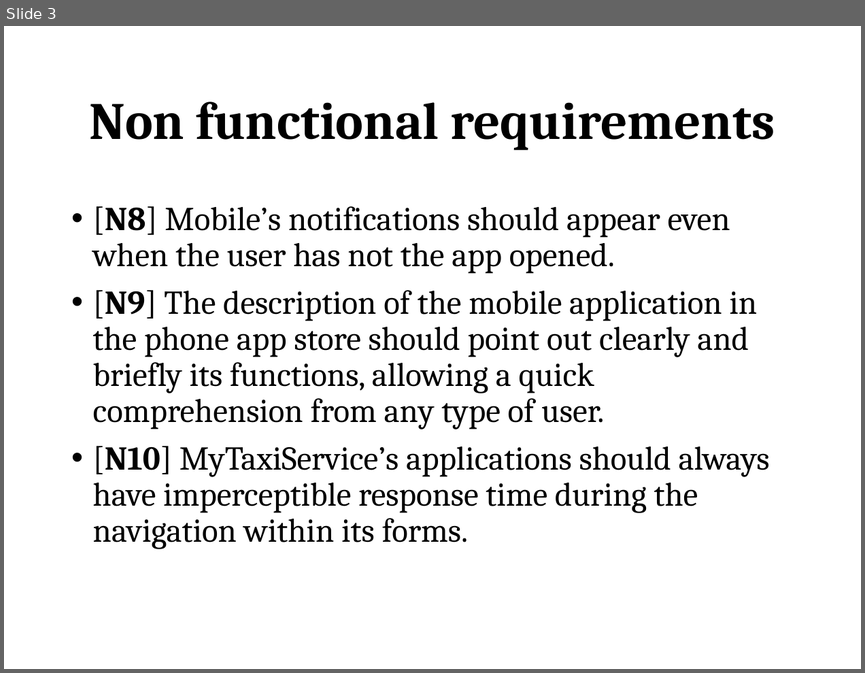
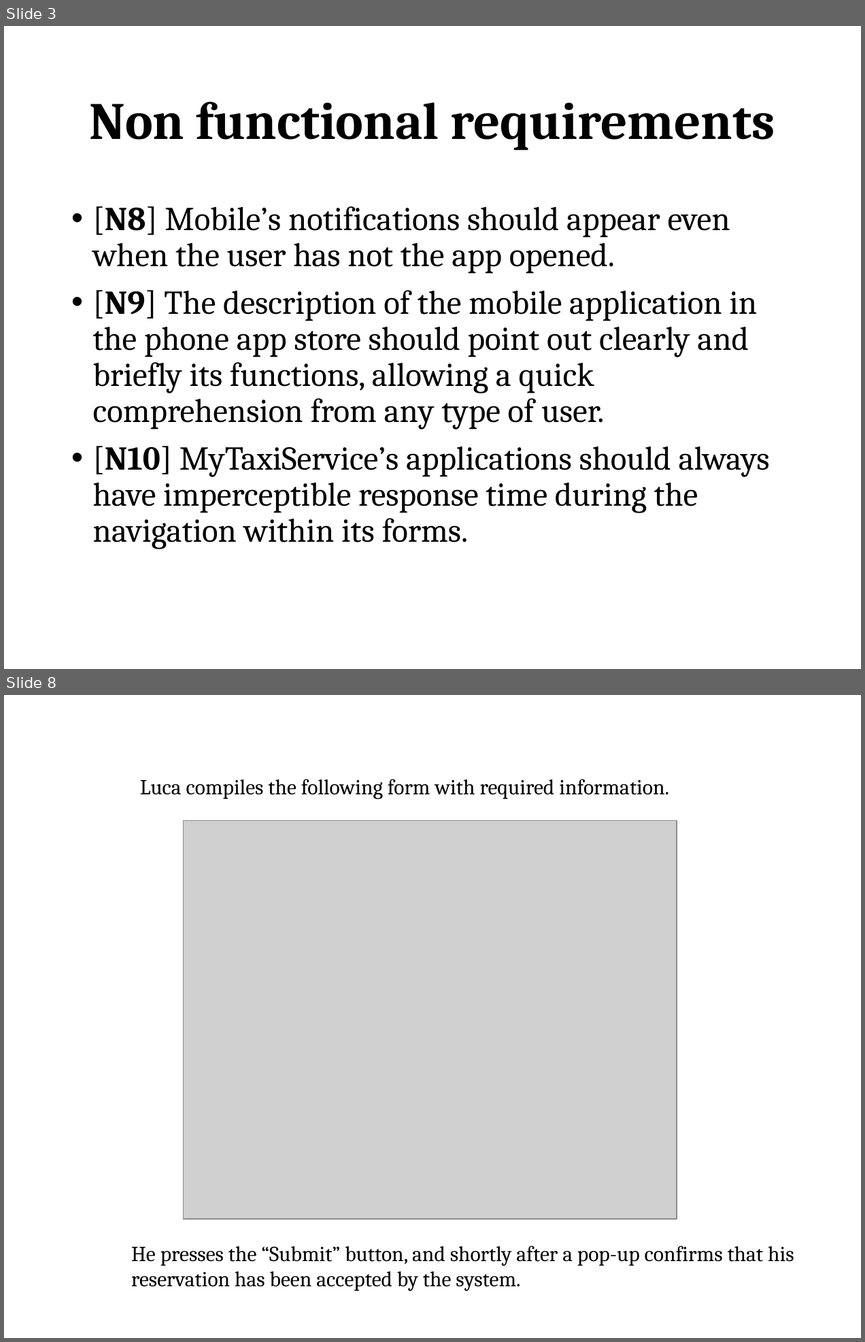
Before and after one commit to MarcoRomani/myTaxyService-SE2-PozziRomani, a slide deck: OtherStuff/Presentation/Non fun req + Scenarios + mockups.pptx. Shown one above the other, each under a label of ours: slide 3 before the commit, slides 3 and 8 after it; the slides between them are not shown. The pictures are 865x673 and 865x1342 pixels, drawn with LibreOffice and Linux fonts; fonts in the diff are those of the drawing; grey boxes stand for pictures. Boxes give left, top, right and bottom in pixels: in the first picture for what was removed or moved away, otherwise in the second. Text is boxed around its words. In the diff, an @@ line names an element or a change of style, - is before the commit and + after.

```diff
--- a/OtherStuff/Presentation/Non fun req + Scenarios + mockups.pptx
+++ b/OtherStuff/Presentation/Non fun req + Scenarios + mockups.pptx
@@ slide 8 added at <box>4,695,861,1338</box>, background #FFFFFF @@
@@ text added at <box>140,779,669,799</box>, 18 pt, text #000000 @@
+Luca compiles the following form with required information.
@@ picture added at <box>183,820,677,1219</box> @@
@@ text added at <box>131,1245,794,1291</box>, 18 pt, text #000000 @@
+He presses the “Submit” button, and shortly after a pop-up confirms that his reservation has been accepted by the system.
```
Also in this commit, not shown: 1 slide changed, 5 other slides added, 1 other file.
